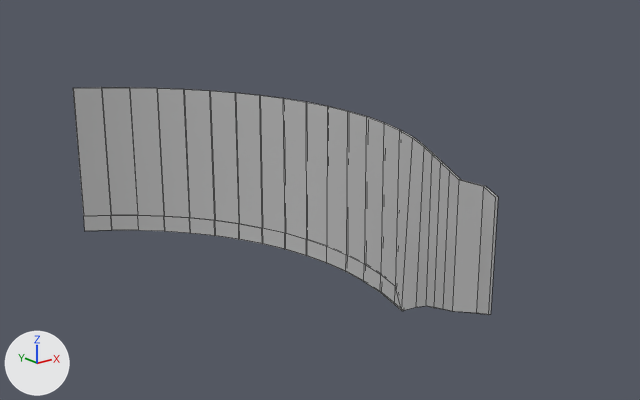
The FBX model BuildingBlocks/Content/Assets/TowerAssets/Soccer/Soccer_Wall.FBX: old version first, new version second.
One viewpoint serves both versions: a 50 mm camera at (-36.1, -49.2, 22.8) aimed at (-5.0, -10.3, 7.2). Lighting does not change. The marker at lower left points along +X, +Y and +Z. Mesh edges are drawn as thin lines. Where no turn or scale is listed for an object, it has been applied to the vertices.

Script lines for the objects in view, before the commit:
```python
me_mesh = bpy.data.meshes.new('Mesh')
me_mesh.from_pydata(...)  # 122 vertices, 121 faces; spans x -9.8..0.7, y -25.4..13.0, z 0.0..11.5
me_mesh.materials.append(mat_soccer_hexagons)  # its picture is missing
ob_soccer_wall = bpy.data.objects.new('Soccer_Wall', me_mesh)
ob_soccer_wall.location = (0.0, 0.0, 0.0)
```
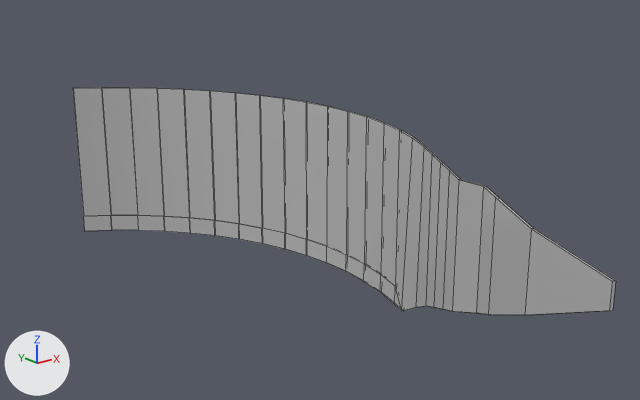
Boxes [x1, y1, x2, y2] around the edits, measured in the pictures (640 x 400 px):
'Soccer_Wall', reshaped (28% wider): before [73, 87, 498, 315]; after [73, 87, 616, 315]
part 1 of me_mesh, built on: before [488, 197, 498, 315]; after [488, 197, 616, 315]

What changed in the scene script:
```text
Change me_mesh:
    used by ob_soccer_wall; location = (0.0, 0.0, 0.0)
    remove me_mesh.from_pydata(...)  # 122 vertices, 121 faces; spans x -9.8..0.7, y -25.4..13.0, z 0.0..11.5
    add me_mesh.from_pydata(...)  # 130 vertices, 129 faces; spans x -11.5..0.7, y -34.0..13.0, z 0.0..11.5
    me_mesh part 1
    1 face is deleted
    8 vertices are added at x -11.5..-9.3, y -34.0..-28.9, z 7.8..11.5
    9 new faces join them
```
